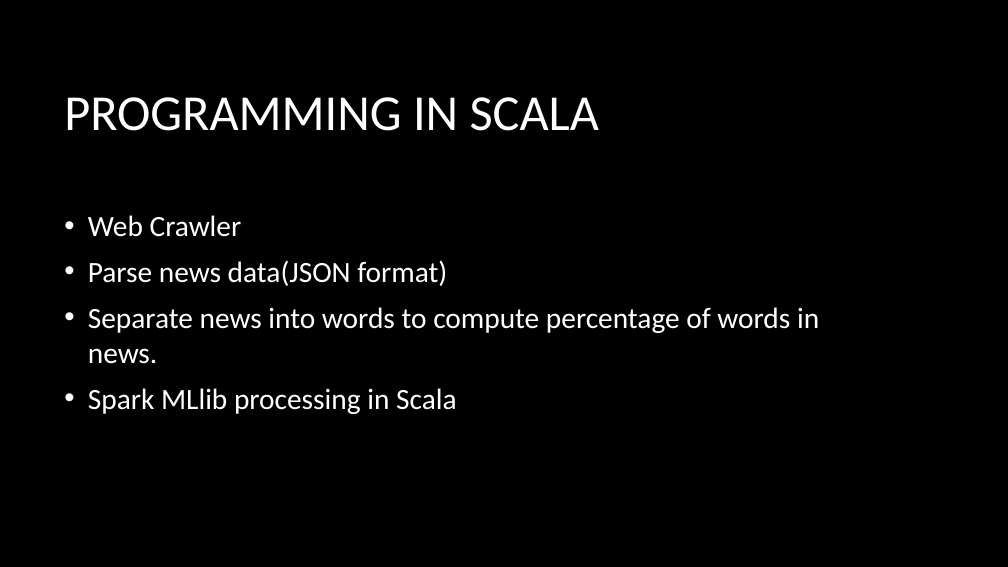
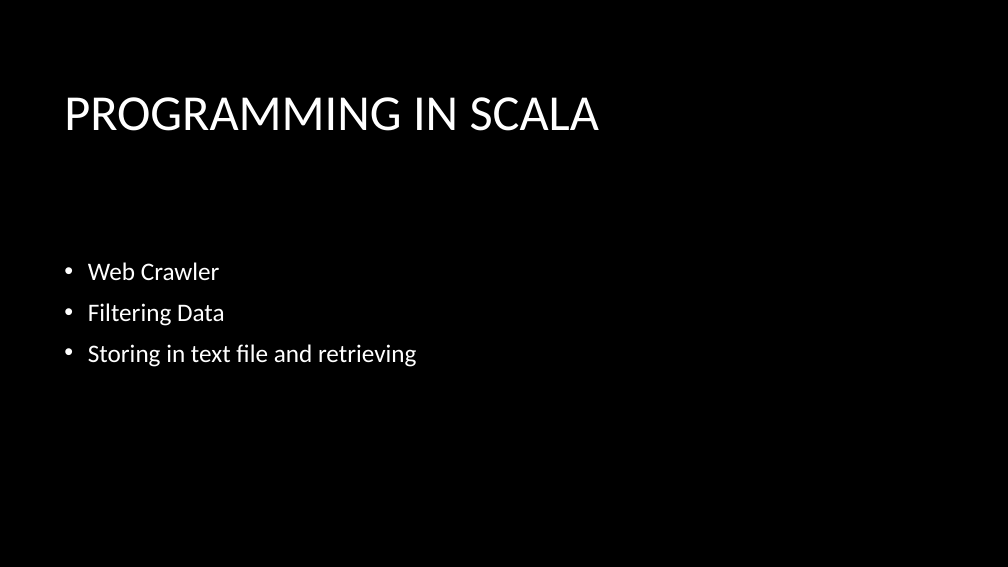
Before and after one commit to Nehaghate285/NewsAnalytics, a slide deck: slide 10 of News Analytics.pptx (slide 6 before the commit). Drawn at 1008x567 pixels with LibreOffice and Linux fonts; fonts in the diff are those of the drawing; background and template pictures are left out. Boxes give left, top, right and bottom in pixels: in the first picture for what was removed or moved away, otherwise in the second. Text is boxed around its words. In the diff, an @@ line names an element or a change of style, - is before the commit and + after.

```diff
--- a/News Analytics.pptx
+++ b/News Analytics.pptx
@@ text at [88,262,220,280]: size 28 to 24 pt in "Web Crawler" @@
@@ text at [88,303,416,367]: text changed; size 28 to 24 pt @@
-• Parse news data(JSON format)
-• Separate news into words to compute percentage of words in news.
-• Spark MLlib processing in Scala
+• Filtering Data
+• Storing in text file and retrieving
```
Also in this commit, not shown: 5 other slides changed, 9 slides added.
